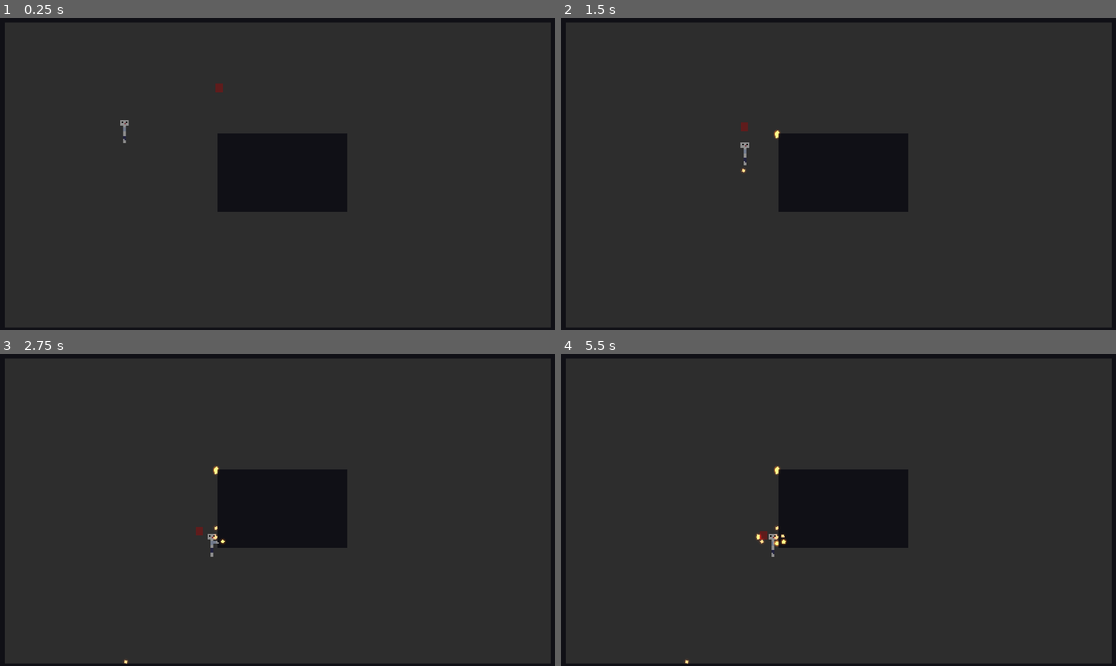
Above: before the commit, frames 1-4 (two rows, left to right).
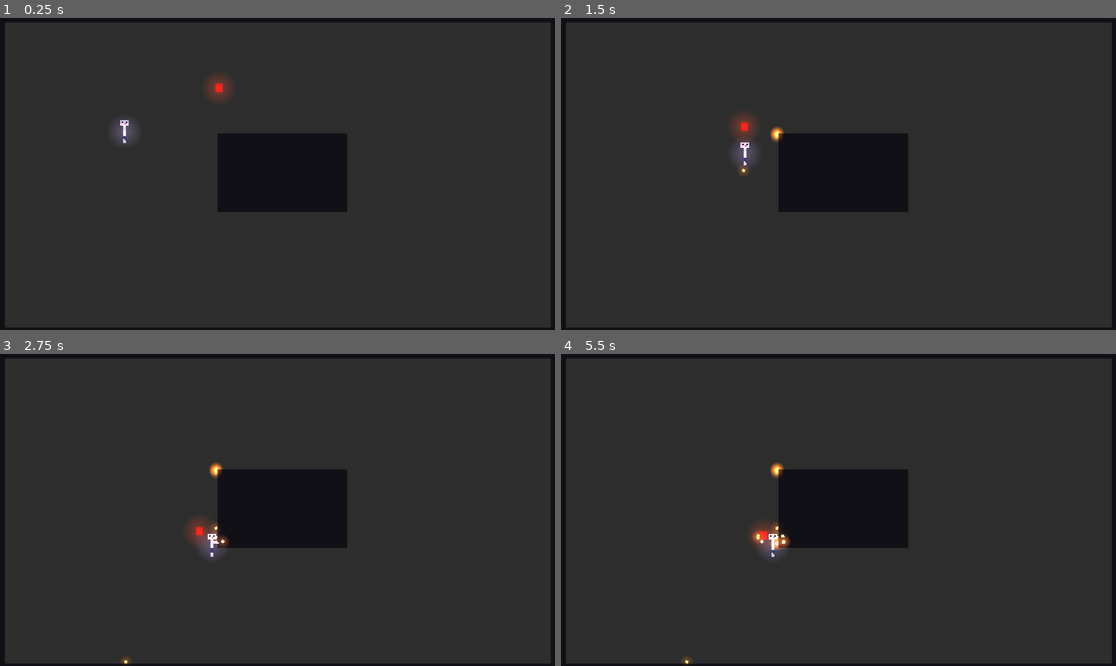
Above: after the commit, the same moments.

Repository: NoxLoveYa/2DSurvivorGodot
Game: Godot game, scene res://Main.tscn
The game is run twice, just before and just after one commit, with the same random seed, the same clock (stepped at 60 frames per second) and the same inputs.
Inputs (mouse positions are in pixels of both pictures, inside the frame that each line leads up to):
- Up to frame 1 (0.25 s): no input
- Up to frame 2 (1.5 s): move the mouse to (960, 158) at 0.52 s; press the mouse at (960, 158) at 0.53 s; hold Right (move_right) 0.53-1.28 s; move the mouse to (727, 189) at 1.27 s; release the mouse at (727, 189) at 1.28 s; hold S (move_down) from 1.28 s (still down); click (727, 189) at 1.35 s
- Up to frame 3 (2.75 s): move the mouse to (333, 441) at 2.02 s; release S (move_down) at 2.03 s; press the mouse at (333, 441) at 2.03 s; hold Right (move_right) from 2.03 s (still down)
- Up to frame 4 (5.5 s): move the mouse to (810, 572) at 2.77 s; release Right (move_right) at 2.78 s; release the mouse at (810, 572) at 2.78 s; hold Up (move_up) 2.78-3.53 s; click (810, 572) at 2.85 s; tap Enter at 3.5 s; move the mouse to (1005, 556) at 3.52 s; press the mouse at (1005, 556) at 3.53 s; hold Left (move_left) 3.53-5.03 s; move the mouse to (672, 463) at 4.27 s; release the mouse at (672, 463) at 4.28 s; click (672, 463) at 4.35 s; move the mouse to (866, 510) at 5.02 s; press the mouse at (866, 510) at 5.03 s; hold S (move_down) from 5.03 s (still down)

The runs differ from the first frame. In frame 1, 0.6% of the frame differs, in the area x 20-42%, y 18-41%; in frame 2, 0.7%, in the area x 30-41%, y 30-51%; in frame 3, 0.7%; in frame 4, 0.7%.

Commit message:
added glow effects

Diff:
--- a/Bullet.tscn
+++ b/Bullet.tscn
@@ -14,6 +14,12 @@
 script = ExtResource("1_e1lnl")
 speed = 1000.0
 
+[node name="PointLight2D" type="PointLight2D" parent="."]
+scale = Vector2(10, 10)
+color = Color(1, 0.415686, 0, 1)
+texture = ExtResource("3_4l366")
+texture_scale = 0.02
+
 [node name="CollisionShape2D" type="CollisionShape2D" parent="."]
 position = Vector2(-4.23193e-07, -9.53675e-08)
 scale = Vector2(1, 1)
@@ -23,8 +29,3 @@
 texture_filter = 1
 scale = Vector2(10, 10)
 texture = ExtResource("2_p8gvo")
-
-[node name="PointLight2D" type="PointLight2D" parent="Sprite2D"]
-color = Color(1, 0.415686, 0, 1)
-texture = ExtResource("3_4l366")
-texture_scale = 0.01
--- a/Ennemy_basic.tscn
+++ b/Ennemy_basic.tscn
@@ -1,7 +1,8 @@
-[gd_scene load_steps=6 format=3 uid="uid://do1vfguwlpxam"]
+[gd_scene load_steps=7 format=3 uid="uid://do1vfguwlpxam"]
 
 [ext_resource type="Script" path="res://Scripts/EnemieMovement.gd" id="1_dqyw2"]
 [ext_resource type="Texture2D" uid="uid://cwghainfqfbq5" path="res://Assets/Ennemies.png" id="1_f67pj"]
+[ext_resource type="Texture2D" uid="uid://b2cxjuhssif1w" path="res://Assets/PointLight.jpg" id="3_o3fc0"]
 
 [sub_resource type="AtlasTexture" id="AtlasTexture_qvx5l"]
 atlas = ExtResource("1_f67pj")
@@ -44,5 +45,11 @@
 shape = SubResource("RectangleShape2D_lp4vw")
 debug_color = Color(0.839216, 0, 0.929412, 0)
 
+[node name="PointLight2D" type="PointLight2D" parent="."]
+position = Vector2(-0.666667, 5)
+color = Color(1, 0.207843, 0, 1)
+texture = ExtResource("3_o3fc0")
+texture_scale = 0.1
+
 [connection signal="player_damaged" from="." to="." method="_on_player_damaged"]
 [connection signal="area_entered" from="Area2D" to="." method="_on_area_2d_area_entered"]
--- a/Player.tscn
+++ b/Player.tscn
@@ -1,7 +1,8 @@
-[gd_scene load_steps=14 format=3 uid="uid://dgoi1ghypb5wp"]
+[gd_scene load_steps=15 format=3 uid="uid://dgoi1ghypb5wp"]
 
 [ext_resource type="Script" path="res://PlayerMovement.gd" id="1_6oj04"]
 [ext_resource type="Texture2D" uid="uid://c6280fsikrlhn" path="res://Assets/Player.png" id="2_i3qhf"]
+[ext_resource type="Texture2D" uid="uid://b2cxjuhssif1w" path="res://Assets/PointLight.jpg" id="3_1ts4o"]
 
 [sub_resource type="AtlasTexture" id="AtlasTexture_00f24"]
 atlas = ExtResource("2_i3qhf")
@@ -106,3 +107,8 @@
 [node name="CollisionShape2D" type="CollisionShape2D" parent="."]
 shape = SubResource("CapsuleShape2D_vpad5")
 debug_color = Color(0.890196, 0, 0.796078, 0.270588)
+
+[node name="PointLight2D" type="PointLight2D" parent="."]
+color = Color(0.662745, 0.545098, 0.901961, 1)
+texture = ExtResource("3_1ts4o")
+texture_scale = 0.1
